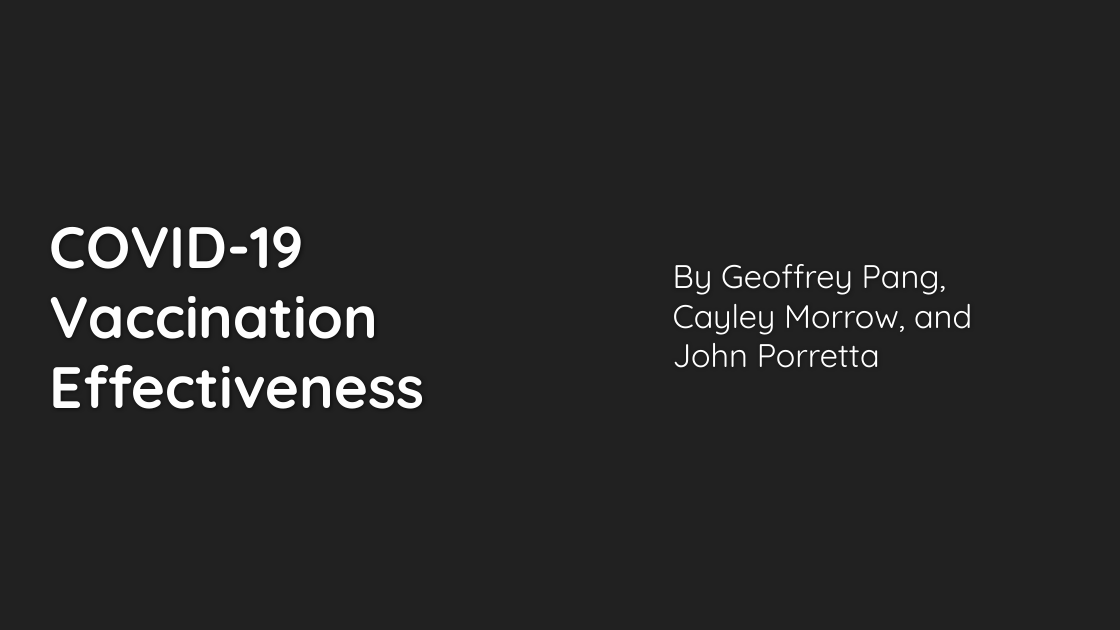
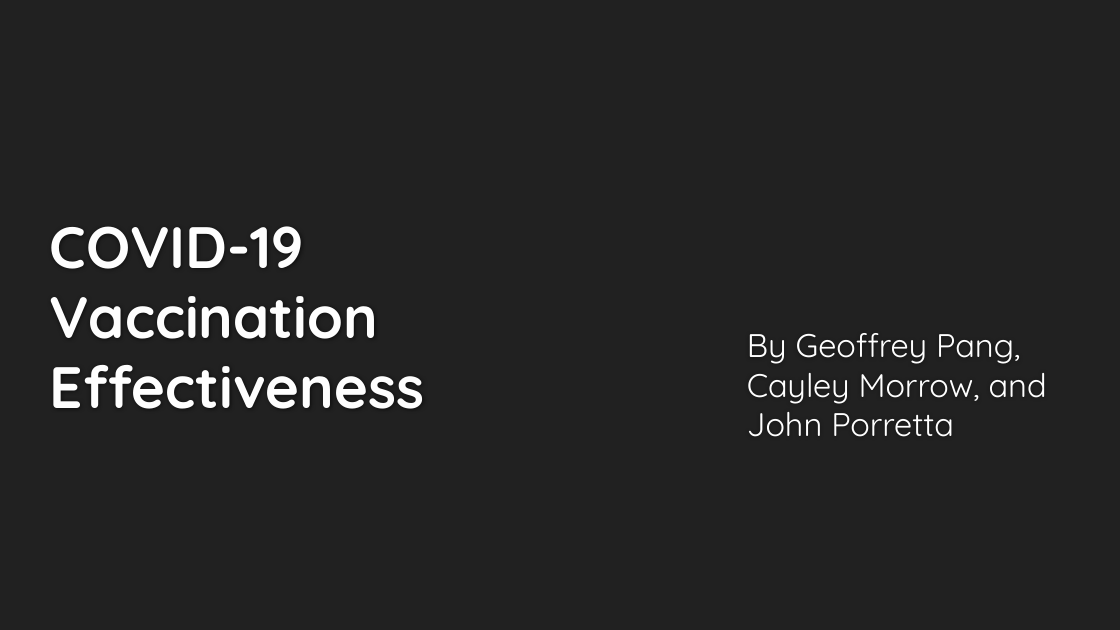
Before and after one commit to cmorrow28/project_one, a slide deck: slide 1 of Covid19_Presentation_Final.pptx. Drawn at 1120x630 pixels with LibreOffice and Linux fonts; fonts in the diff are those of the drawing; background and template pictures are left out. Boxes give left, top, right and bottom in pixels: in the first picture for what was removed or moved away, otherwise in the second. Text is boxed around its words. In the diff, an @@ line names an element or a change of style, - is before the commit and + after.

```diff
--- a/Covid19_Presentation_Final.pptx
+++ b/Covid19_Presentation_Final.pptx
@@ subtitle "By Geoffrey Pang, Cayley Morrow, ...": place and size @@
-subtitle "By Geoffrey Pang, Cayley Morrow, ..." at (673,264,972,368)
+subtitle "By Geoffrey Pang, Cayley Morrow, ..." at (747,333,1047,437)
```
Also in this commit, not shown: 10 other slides changed.
